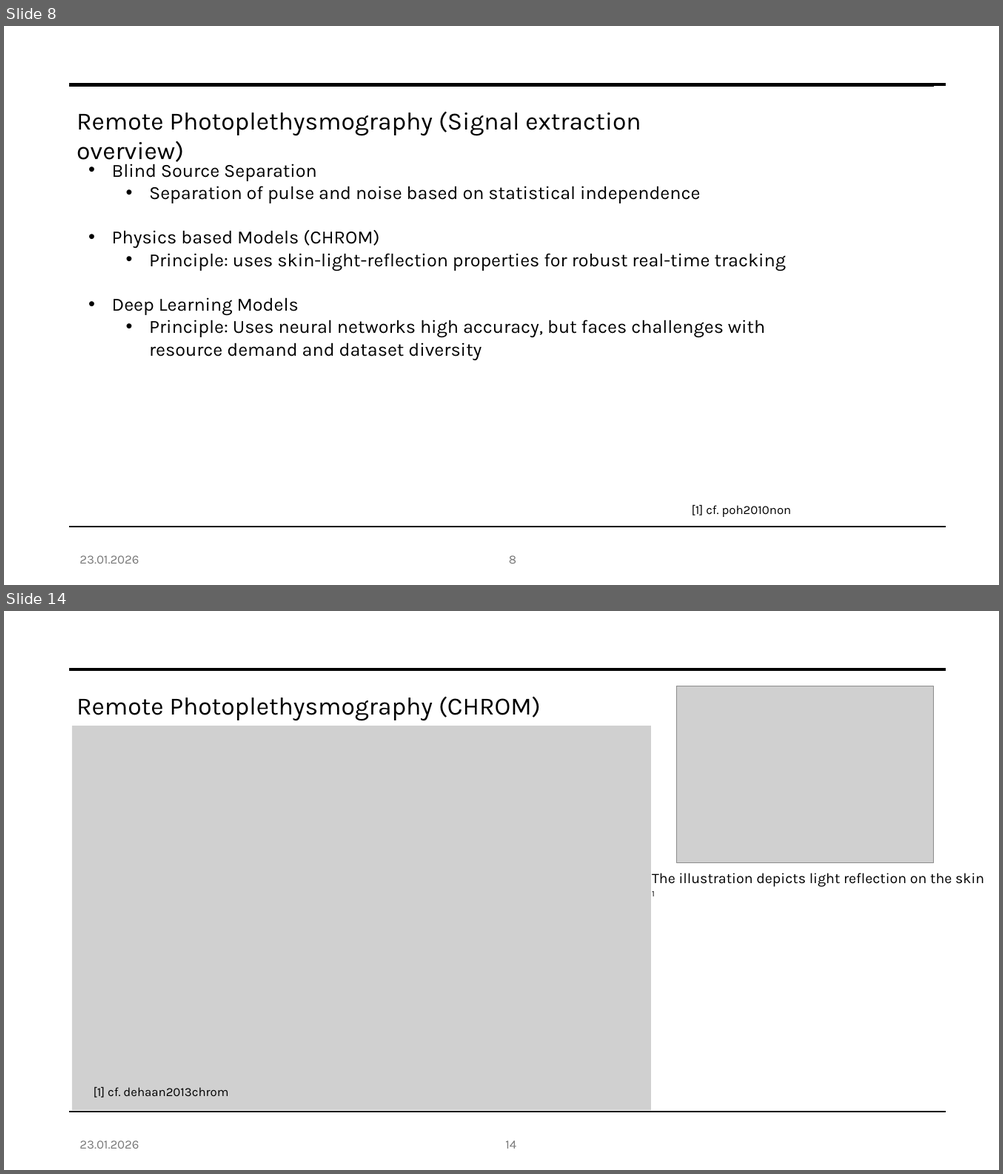
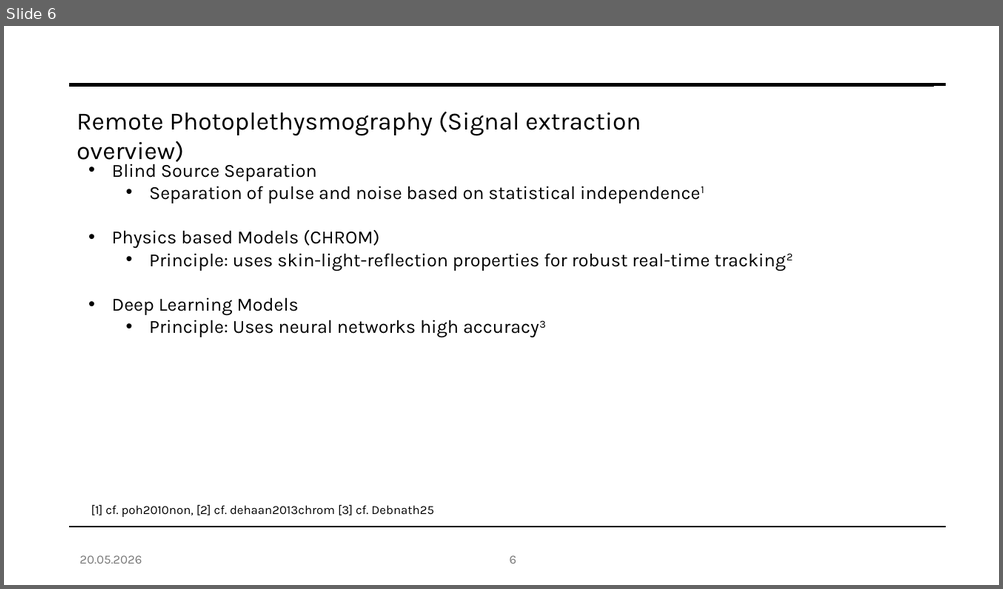
Before and after one commit to fabianprojects/fachseminar2, a slide deck: Vortrag Fachseminar.pptx. Shown one above the other, each under a label of ours: slides 8 and 14 before the commit, slide 6 after it; the slides between them are not shown. The pictures are 1003x1174 and 1003x589 pixels, drawn with LibreOffice and Linux fonts; fonts in the diff are those of the drawing; grey boxes stand for pictures. Boxes give left, top, right and bottom in pixels: in the first picture for what was removed or moved away, otherwise in the second. Text is boxed around its words. In the diff, an @@ line names an element or a change of style, - is before the commit and + after.

```diff
--- a/Vortrag Fachseminar.pptx
+++ b/Vortrag Fachseminar.pptx
@@ slide 14 removed at <box>4,611,999,1170</box>, background #FFFFFF @@
@@ line removed from (70, 670) to (606, 670) @@
@@ line removed from (70, 670) to (945, 670) @@
@@ line removed from (70, 669) to (945, 669) @@
@@ line removed from (606, 670) to (695, 670) @@
@@ text removed at <box>77,696,540,721</box> @@
-Remote Photoplethysmography (CHROM)
@@ picture removed at <box>677,686,933,863</box> @@
@@ picture removed at <box>72,726,651,1111</box> @@
@@ text removed at <box>652,873,984,897</box> @@
-The illustration depicts light reflection on the skin 1
@@ text removed at <box>94,1087,228,1098</box> @@
-[1] cf. dehaan2013chrom
@@ line removed from (70, 1113) to (606, 1113) @@
@@ line removed from (70, 1113) to (945, 1113) @@
@@ text removed at <box>79,1141,139,1149</box> @@
-23.01.2026
@@ page number removed at <box>505,1141,516,1149</box> @@
-14
@@ what was slide 8 is now slide 6 @@
@@ slide 6 changed as well @@
@@ text at <box>149,253,709,271</box>: text changed @@
-  • Principle: uses skin-light-reflection properties for robust real-time tracking
+  • Principle: uses skin-light-reflection properties for robust real-time tracking2
@@ text at <box>149,320,458,338</box>: text changed @@
-  • Principle: Uses neural networks high accuracy, but faces challenges with resource demand and dataset diversity
+  • Principle: Uses neural networks high accuracy3
@@ text at <box>91,505,434,517</box>: text changed @@
-[1] cf. poh2010non
+[1] cf. poh2010non, [2] cf. dehaan2013chrom [3] cf. Debnath25
@@ text at <box>79,556,142,564</box>: text changed @@
-23.01.2026
+20.05.2026
```
Also in this commit, not shown: 21 other slides changed, 7 other slides removed, 44 other files.
